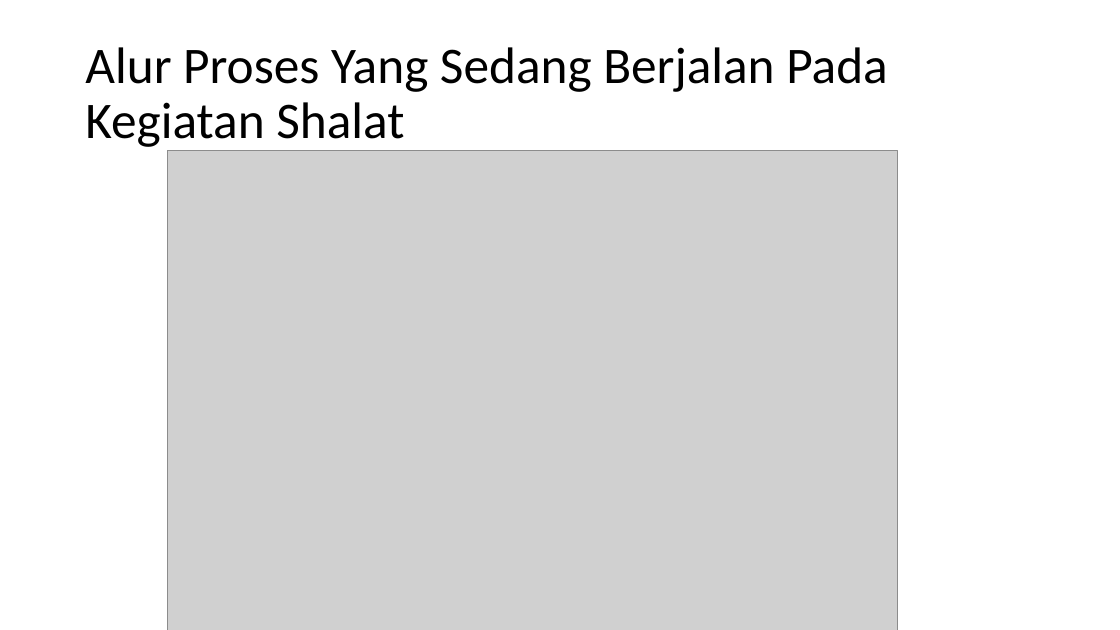
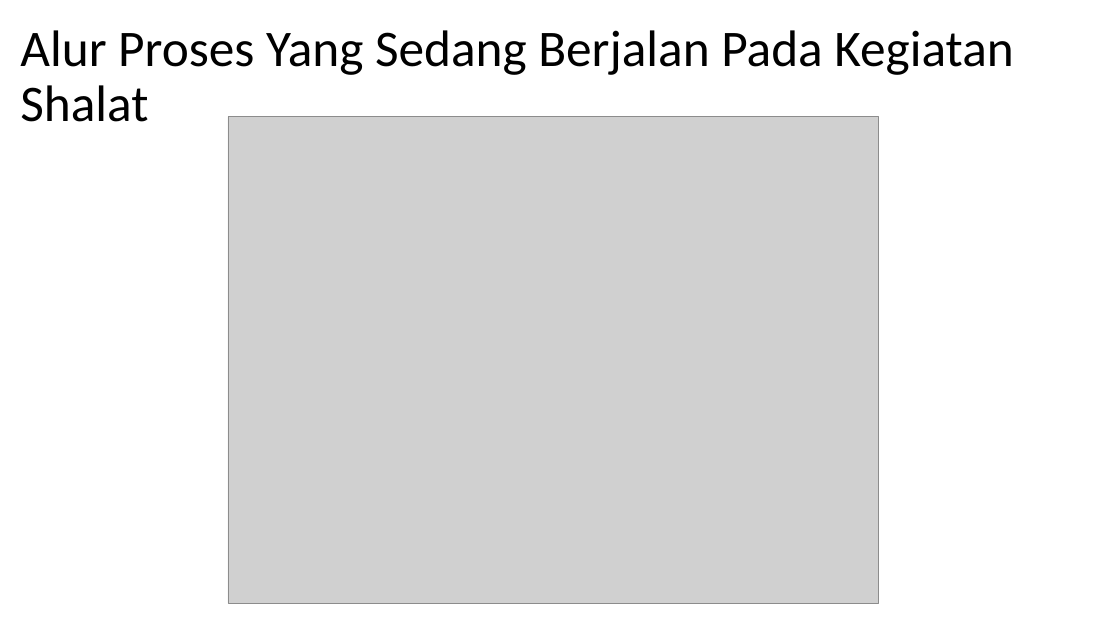
Before and after one commit to YodiYanwar/MY_SKRIPSI, a slide deck: slide 11 of Presentasi.pptx (slide 12 before the commit). Drawn at 1120x630 pixels with LibreOffice and Linux fonts; fonts in the diff are those of the drawing; grey boxes stand for pictures. Boxes give left, top, right and bottom in pixels: in the first picture for what was removed or moved away, otherwise in the second. Text is boxed around its words. In the diff, an @@ line names an element or a change of style, - is before the commit and + after.

```diff
--- a/Presentasi.pptx
+++ b/Presentasi.pptx
@@ title "Alur Proses Yang Sedang Berjalan ..." rewrapped from box(85, 47, 888, 151) to box(20, 30, 1013, 122) @@
@@ picture: place and size @@
-picture at box(167, 150, 898, 630)
+picture at box(228, 117, 879, 603)
```
Also in this commit, not shown: 13 other slides changed, 3 slides added, 2 slides removed, 15 other files.
